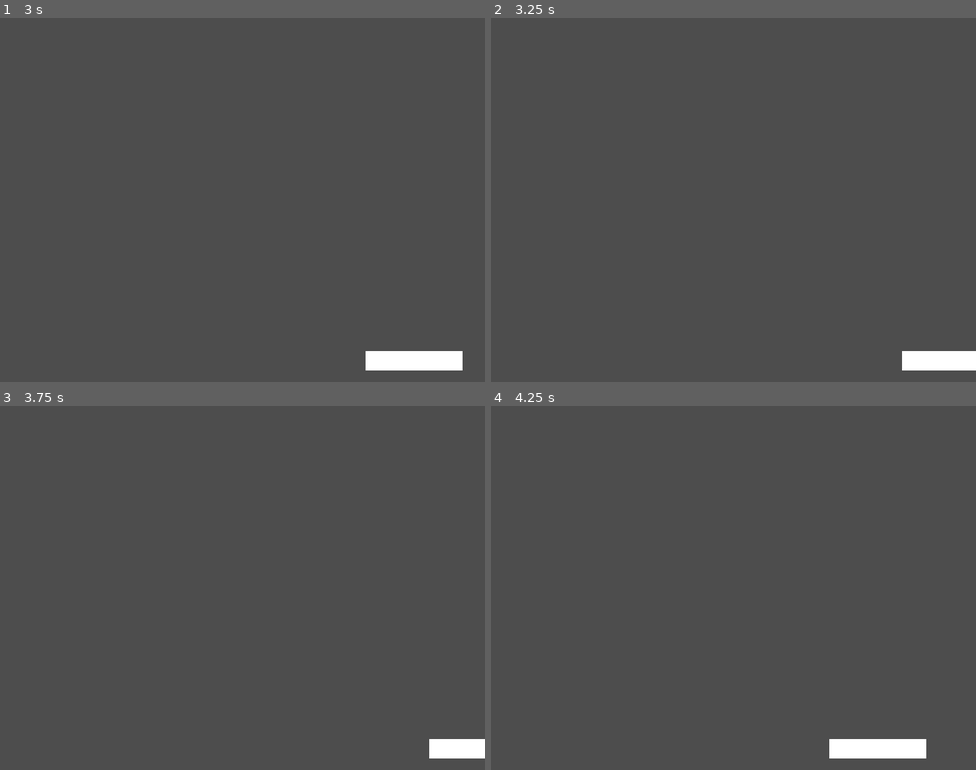
Above: before the commit, frames 1-4 (two rows, left to right).
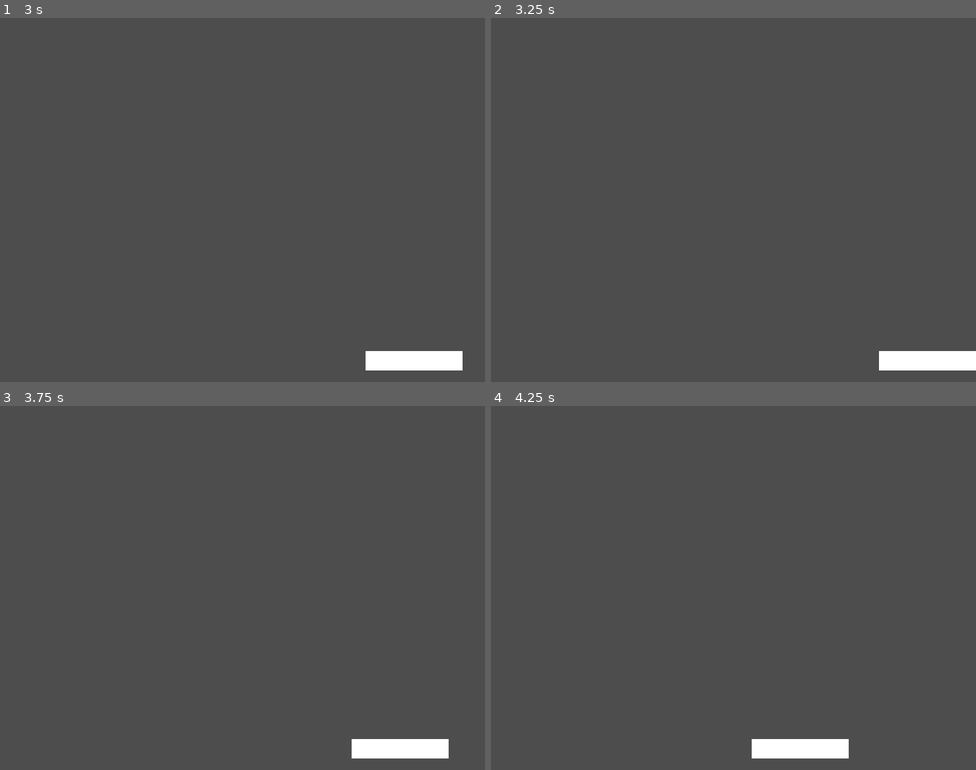
Above: after the commit, the same moments.

Repository: Magnic0/breakout-clone
Game: Godot game, scene res://Scenes/main.tscn
The game is run twice, just before and just after one commit, with the same random seed, the same clock (stepped at 60 frames per second) and the same inputs.
Inputs:
- Up to frame 1 (3 s): tap Enter at 0.5 s; hold D (move_right) 0.53-1.28 s; hold A (move_left) 1.28-2.03 s; hold D (move_right) from 2.03 s (still down)
- Up to frame 2 (3.25 s): keep holding D (move_right)
- Up to frame 3 (3.75 s): release D (move_right) at 3.53 s; hold A (move_left) from 3.53 s (still down)
- Up to frame 4 (4.25 s): keep holding A (move_left)

Frame 1 is identical in both runs. In frame 2, 0.3% of the frame differs, in the area x 80-85%, y 91-97%; in frame 3, 1.3%; in frame 4, 1.7%, in the area x 53-90%, y 91-97%.

Commit message:
add border to the game world

Diff:
--- a/Scenes/main.tscn
+++ b/Scenes/main.tscn
@@ -1,8 +1,11 @@
-[gd_scene load_steps=2 format=3 uid="uid://cu002nkmwmsde"]
+[gd_scene load_steps=3 format=3 uid="uid://cu002nkmwmsde"]
 
 [ext_resource type="PackedScene" uid="uid://88jap603j4hs" path="res://Scenes/player.tscn" id="1_nh3mk"]
+[ext_resource type="PackedScene" uid="uid://cs1p53tmrok4r" path="res://Scenes/world.tscn" id="2_jovrl"]
 
 [node name="Main" type="Node2D"]
 
 [node name="Player" parent="." instance=ExtResource("1_nh3mk")]
 position = Vector2(398, 565)
+
+[node name="world" parent="." instance=ExtResource("2_jovrl")]
--- /dev/null
+++ b/Scenes/world.tscn
@@ -0,0 +1,25 @@
+[gd_scene load_steps=3 format=3 uid="uid://cs1p53tmrok4r"]
+
+[sub_resource type="RectangleShape2D" id="RectangleShape2D_r827o"]
+size = Vector2(800, 10)
+
+[sub_resource type="RectangleShape2D" id="RectangleShape2D_pntop"]
+size = Vector2(10, 600)
+
+[node name="world" type="StaticBody2D"]
+
+[node name="CollisionShape2D" type="CollisionShape2D" parent="."]
+position = Vector2(400, -5)
+shape = SubResource("RectangleShape2D_r827o")
+
+[node name="CollisionShape2D2" type="CollisionShape2D" parent="."]
+position = Vector2(400, 605)
+shape = SubResource("RectangleShape2D_r827o")
+
+[node name="CollisionShape2D3" type="CollisionShape2D" parent="."]
+position = Vector2(-5, 300)
+shape = SubResource("RectangleShape2D_pntop")
+
+[node name="CollisionShape2D4" type="CollisionShape2D" parent="."]
+position = Vector2(805, 300)
+shape = SubResource("RectangleShape2D_pntop")
